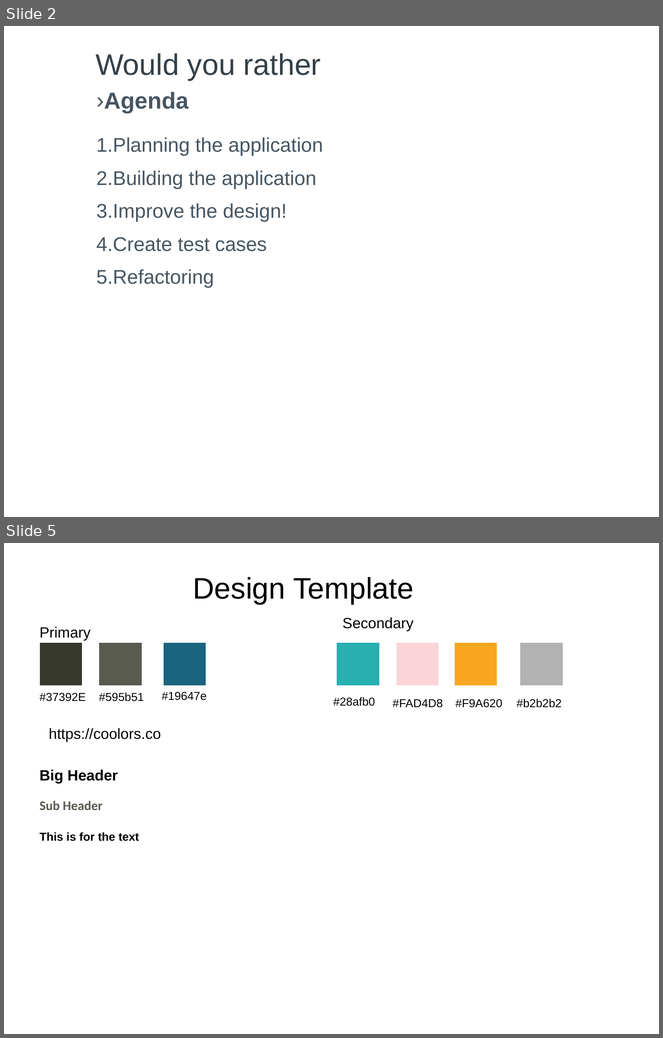
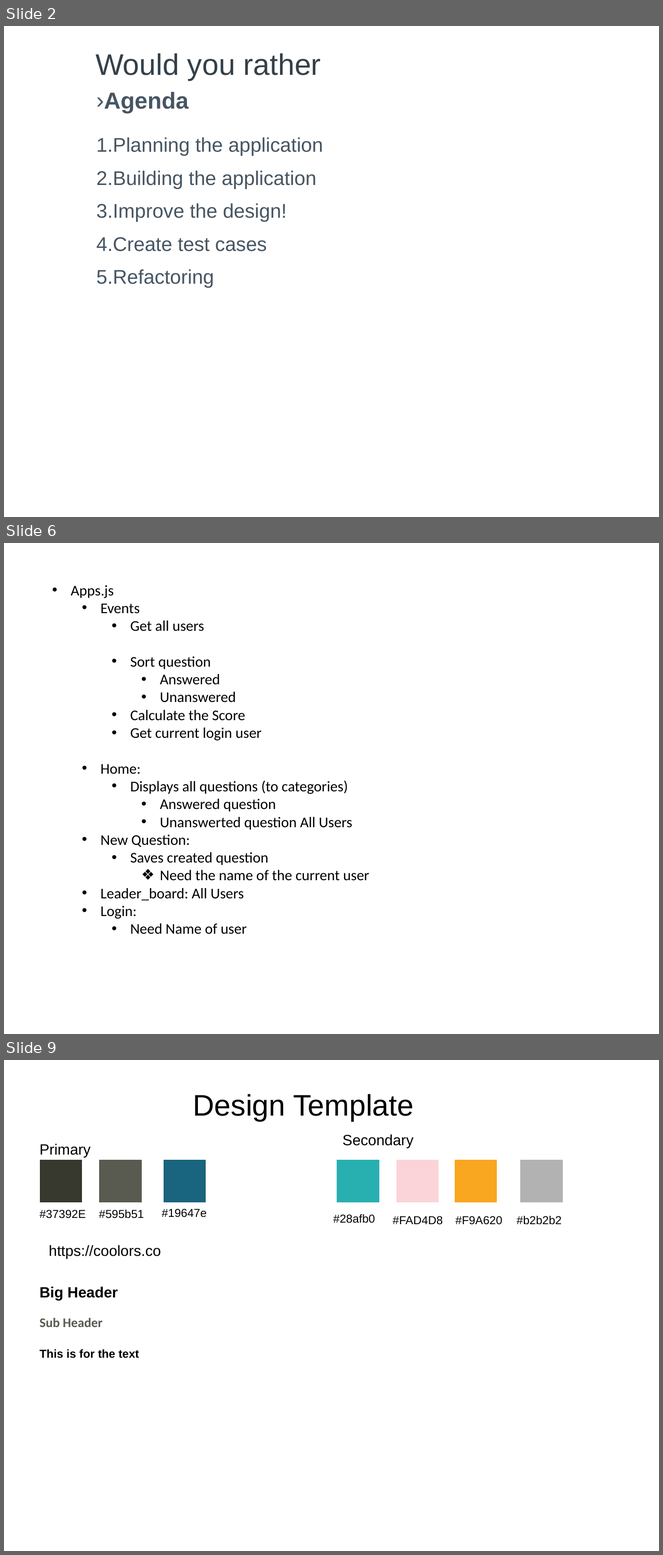
Before and after one commit to gwillig/-would-you-rather, a slide deck: design_architecture_v02.pptx. Shown one above the other, each under a label of ours: slides 2 and 5 before the commit, slides 2, 6 and 9 after it; the slides between them are not shown. The pictures are 663x1038 and 663x1555 pixels, drawn with LibreOffice and Linux fonts; fonts in the diff are those of the drawing. Boxes give left, top, right and bottom in pixels: in the first picture for what was removed or moved away, otherwise in the second. Text is boxed around its words. In the diff, an @@ line names an element or a change of style, - is before the commit and + after.

```diff
--- a/design_architecture_v02.pptx
+++ b/design_architecture_v02.pptx
@@ slide 6 added at [4, 543, 659, 1034], background #FFFFFF @@
@@ text added at [71, 585, 369, 935], 18 pt, text #000000 @@
+• Apps.js
+  • Events
+    • Get all users
+    • Sort question
+      • Answered
+      • Unanswered
+    • Calculate the Score
+    • Get current login user
+  • Home:
+    • Displays all questions (to categories)
+      • Answered question
+      • Unanswerted question All Users
+  • New Question:
+    • Saves created question
+      ❖ Need the name of the current user
+  • Leader_board: All Users
+  • Login:
+    • Need Name of user
@@ what was slide 5 is now slide 9 @@
```
Also in this commit, not shown: 4 other slides added, 1 slide removed, 13 other files.
